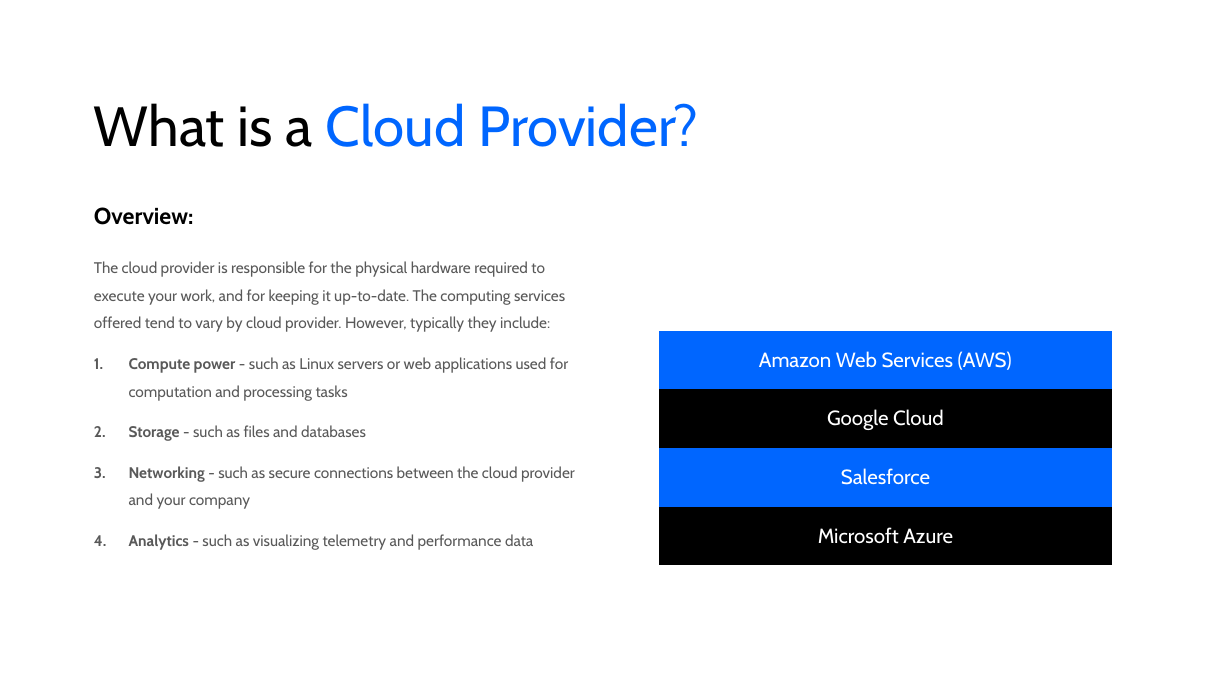
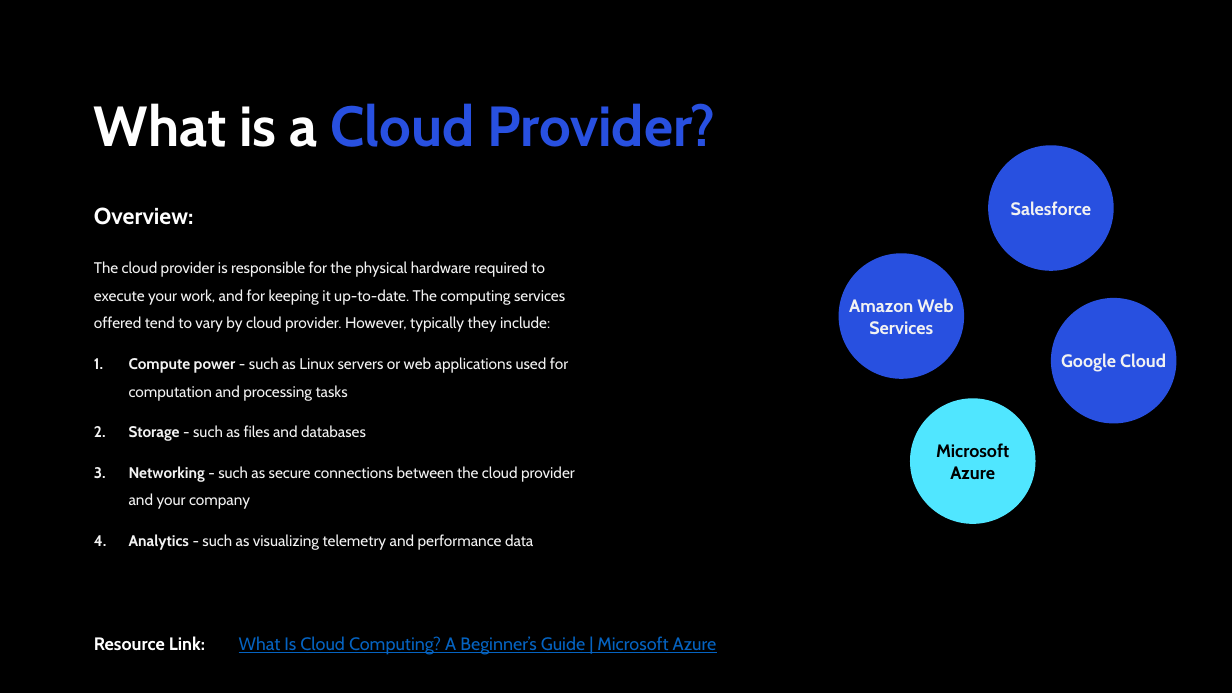
Before and after one commit to areed1192/azure-sql-data-project, a slide deck: slide 4 of samples/resources/Microsoft Azure.pptx (slide 3 before the commit). Drawn at 1232x693 pixels with LibreOffice and Linux fonts; fonts in the diff are those of the drawing. Boxes give left, top, right and bottom in pixels: in the first picture for what was removed or moved away, otherwise in the second. Text is boxed around its words. In the diff, an @@ line names an element or a change of style, - is before the commit and + after.

```diff
--- a/samples/resources/Microsoft Azure.pptx
+++ b/samples/resources/Microsoft Azure.pptx
@@ background #FFFFFF to #000000 @@
@@ title "What is a Cloud Provider?" at [94, 103, 715, 147]: text colour #000000 to #FFFFFF in "What is a"; text colour #0066FF to #2850E0 in "Cloud Provider?"; bold on @@
@@ freeform shape added at [988, 145, 1114, 271], fill #2850E0, 14 pt, text #F2F2F2, bold @@
+Salesforce
@@ text "Overview:" at [94, 207, 194, 225]: text colour #000000 to #FFFFFF @@
@@ text "The cloud provider is responsible ..." at [94, 261, 575, 550]: text colour #595959 to #F2F2F2 @@
@@ freeform shape added at [839, 253, 965, 379], fill #2850E0, 14 pt, text #F2F2F2, bold @@
+Amazon Web Services
@@ freeform shape added at [1051, 298, 1177, 423], fill #2850E0, 14 pt, text #F2F2F2, bold @@
+Google Cloud
@@ table removed at [659, 331, 1113, 566], 4 rows, 1 columns @@
-Amazon Web Services (AWS)
-Google Cloud
-Salesforce
-Microsoft Azure
@@ freeform shape added at [910, 398, 1036, 524], fill #50E6FF, 14 pt, text #000000, bold @@
+Microsoft Azure
@@ text added at [94, 636, 205, 650], 14 pt, text #FFFFFF, bold @@
+Resource Link:
@@ text added at [239, 636, 717, 655], 14 pt, text #0563C1, underline @@
+What Is Cloud Computing? A Beginner’s Guide | Microsoft Azure
```
Also in this commit, not shown: 7 other slides changed, 12 slides added, 9 other files.
